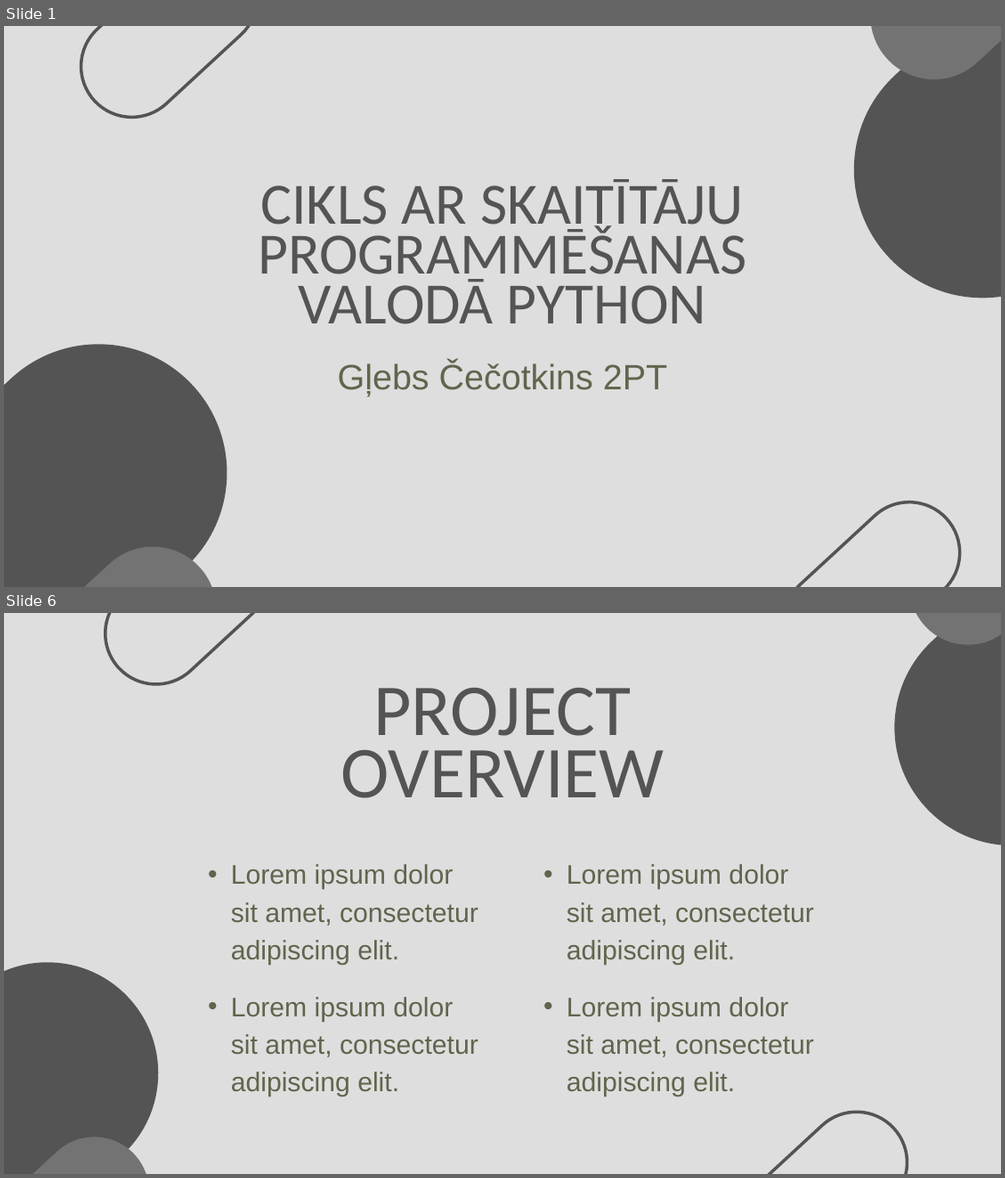
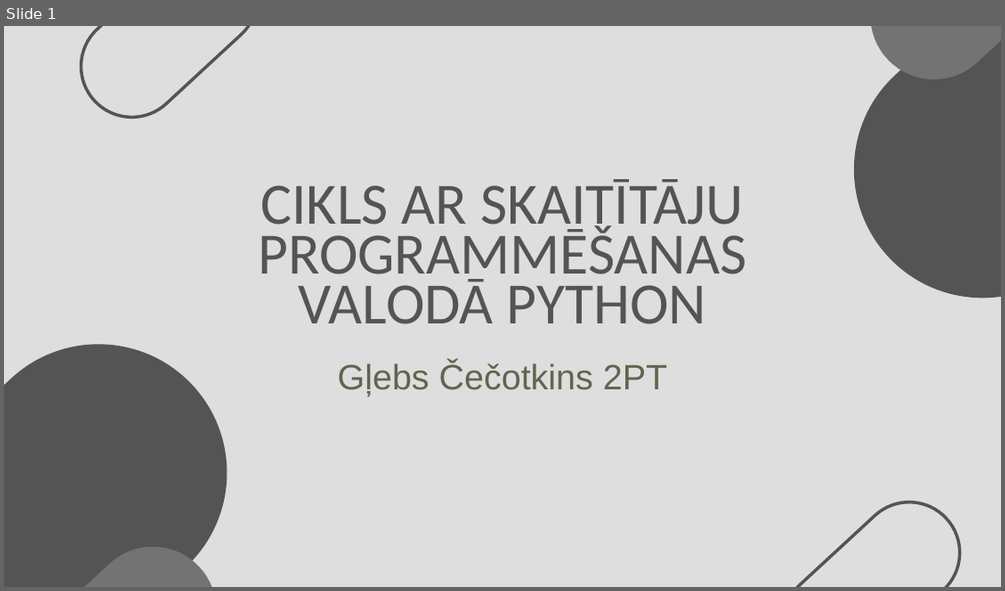
Before and after one commit to 123gleb123/Cecotkins_Eksamens2, a slide deck: Cikls ar skaitītāju programmēšanas valodā Python.pptx. Shown one above the other, each under a label of ours: slides 1 and 6 before the commit, slide 1 after it; the slides between them are not shown. The pictures are 1005x1178 and 1005x591 pixels, drawn with LibreOffice and Linux fonts; fonts in the diff are those of the drawing. Boxes give left, top, right and bottom in pixels: in the first picture for what was removed or moved away, otherwise in the second. Text is boxed around its words. In the diff, an @@ line names an element or a change of style, - is before the commit and + after.

```diff
--- a/Cikls ar skaitītāju programmēšanas valodā Python.pptx
+++ b/Cikls ar skaitītāju programmēšanas valodā Python.pptx
@@ slide 6 removed at bbox=[4, 613, 1001, 1174], background #DEDEDE @@
@@ freeform shape removed at bbox=[84, 613, 302, 706] @@
@@ freeform shape removed at bbox=[846, 613, 1001, 894] @@
@@ freeform shape removed at bbox=[885, 613, 1001, 669] @@
@@ text removed at bbox=[340, 688, 663, 798] @@
-PROJECT OVERVIEW
@@ text removed at bbox=[231, 864, 478, 965] @@
-  • Lorem ipsum dolor sit amet, consectetur adipiscing elit.
@@ text removed at bbox=[566, 864, 814, 965] @@
-  • Lorem ipsum dolor sit amet, consectetur adipiscing elit.
@@ freeform shape removed at bbox=[4, 916, 204, 1174] @@
@@ text removed at bbox=[231, 997, 478, 1096] @@
-  • Lorem ipsum dolor sit amet, consectetur adipiscing elit.
@@ text removed at bbox=[566, 997, 814, 1096] @@
-  • Lorem ipsum dolor sit amet, consectetur adipiscing elit.
@@ freeform shape removed at bbox=[711, 1091, 928, 1174] @@
@@ freeform shape removed at bbox=[4, 1114, 172, 1174] @@
```
Also in this commit, not shown: 16 slides added, 8 other slides removed, 1 other file.
